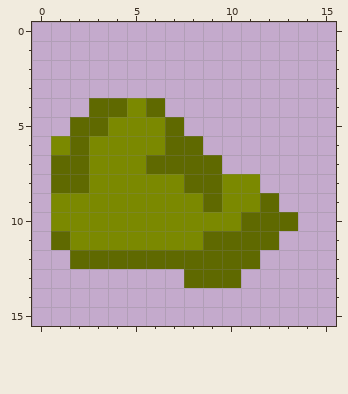
Pixel-art file -- Assets/Ui/AseSprite/Icon_Weed.aseprite. Above, as it was before the edit.
16x16 pixels, 1 frame.
And afterwards:
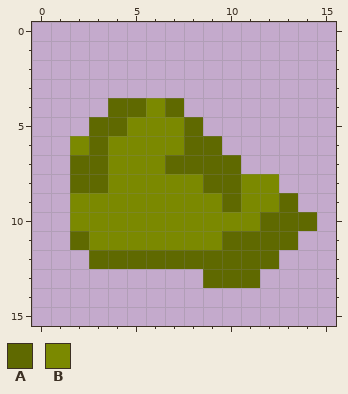
Palette (. is transparent): A #5f6900  B #7b8900
Changes in this commit:
y 4: x 3 A -> .; x 5..7 BA. -> ABA
y 5: x 2 A -> .; x 4 B -> A; x 7..8 A. -> BA
y 6: x 1..3 BAB -> .BA; x 7 A -> B; x 9 . -> A
y 7: x 1 A -> .; x 3 B -> A; x 6 A -> B; x 10 . -> A
y 8: x 1 A -> .; x 3 B -> A; x 8 A -> B; x 10 B -> A; x 12 . -> B
y 9: x 1 B -> .; x 9..10 AB -> BA; x 12..13 A. -> BA
y 10: x 1 B -> .; x 11 A -> B; x 14 . -> A
y 11: x 1..2 AB -> .A; x 9 A -> B; x 13 . -> A
y 12: x 2 A -> .; x 12 . -> A
y 13: x 8 A -> .; x 11 . -> A
